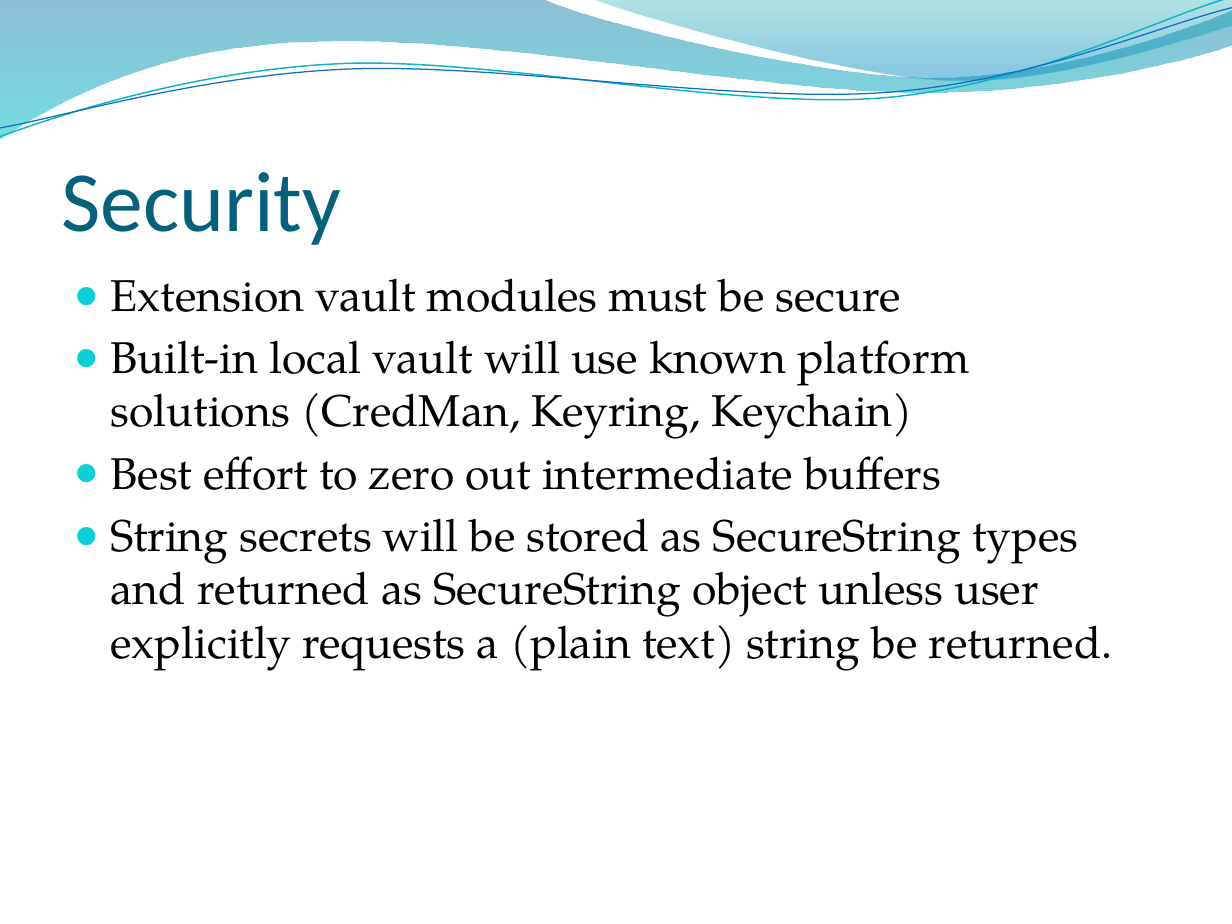
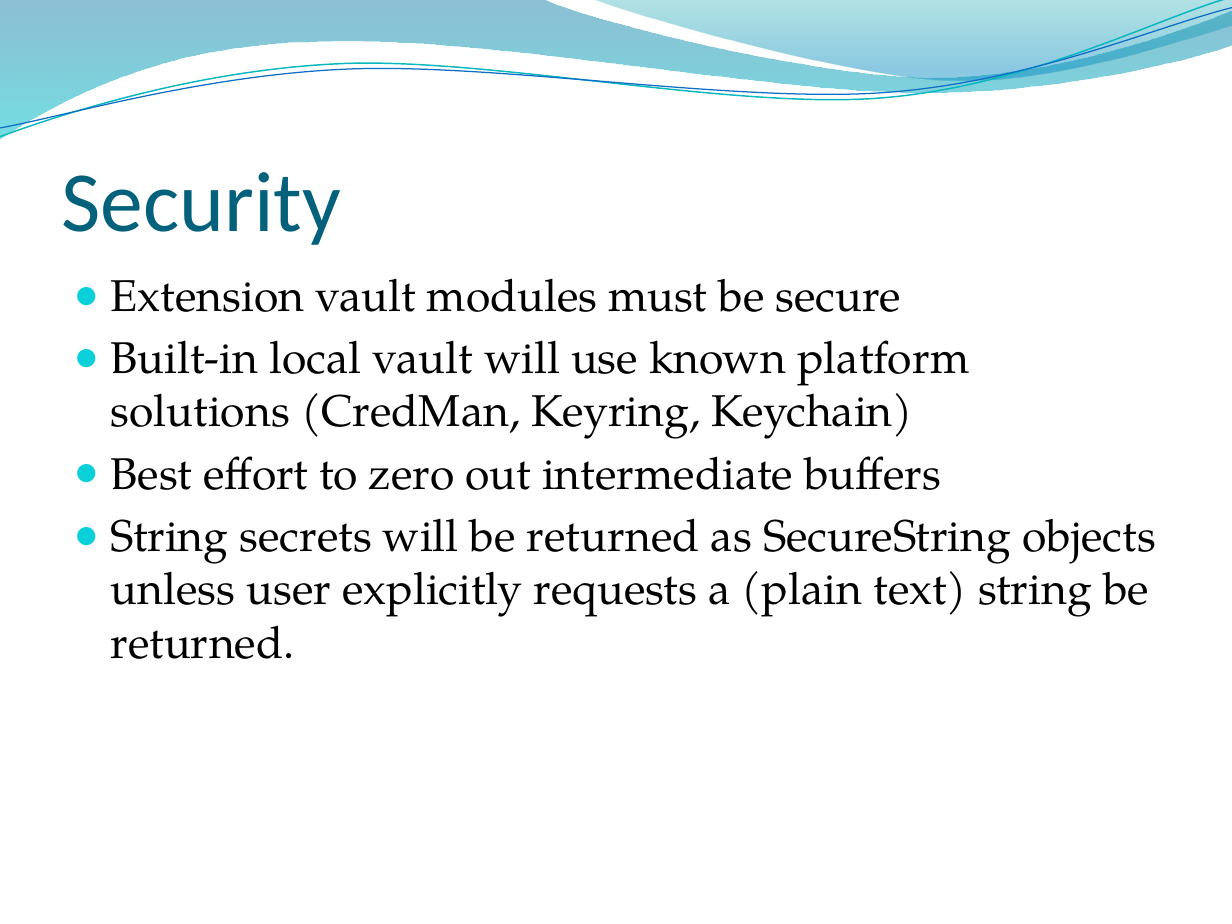
Before and after one commit to PowerShell/Modules, a slide deck: slide 12 of Modules/Microsoft.PowerShell.SecretsManagement/Docs/PowerShell_SecretsManagement.pptx. Drawn at 1232x924 pixels with LibreOffice and Linux fonts; fonts in the diff are those of the drawing; background and template pictures are left out. Boxes give left, top, right and bottom in pixels: in the first picture for what was removed or moved away, otherwise in the second. Text is boxed around its words. In the diff, an @@ line names an element or a change of style, - is before the commit and + after.

Commit message:
Update of Get-Secret to always return string secrets as SecureString unless -AsPlainText is used.

```diff
--- a/Modules/Microsoft.PowerShell.SecretsManagement/Docs/PowerShell_SecretsManagement.pptx
+++ b/Modules/Microsoft.PowerShell.SecretsManagement/Docs/PowerShell_SecretsManagement.pptx
@@ text at [111,518,1156,659]: text changed @@
-● String secrets will be stored as SecureString types and returned as SecureString object unless user explicitly requests a (plain text) string be returned.
+● String secrets will be returned as SecureString objects unless user explicitly requests a (plain text) string be returned.
```
Also in this commit, not shown: 1 other slide changed, 3 other files.
